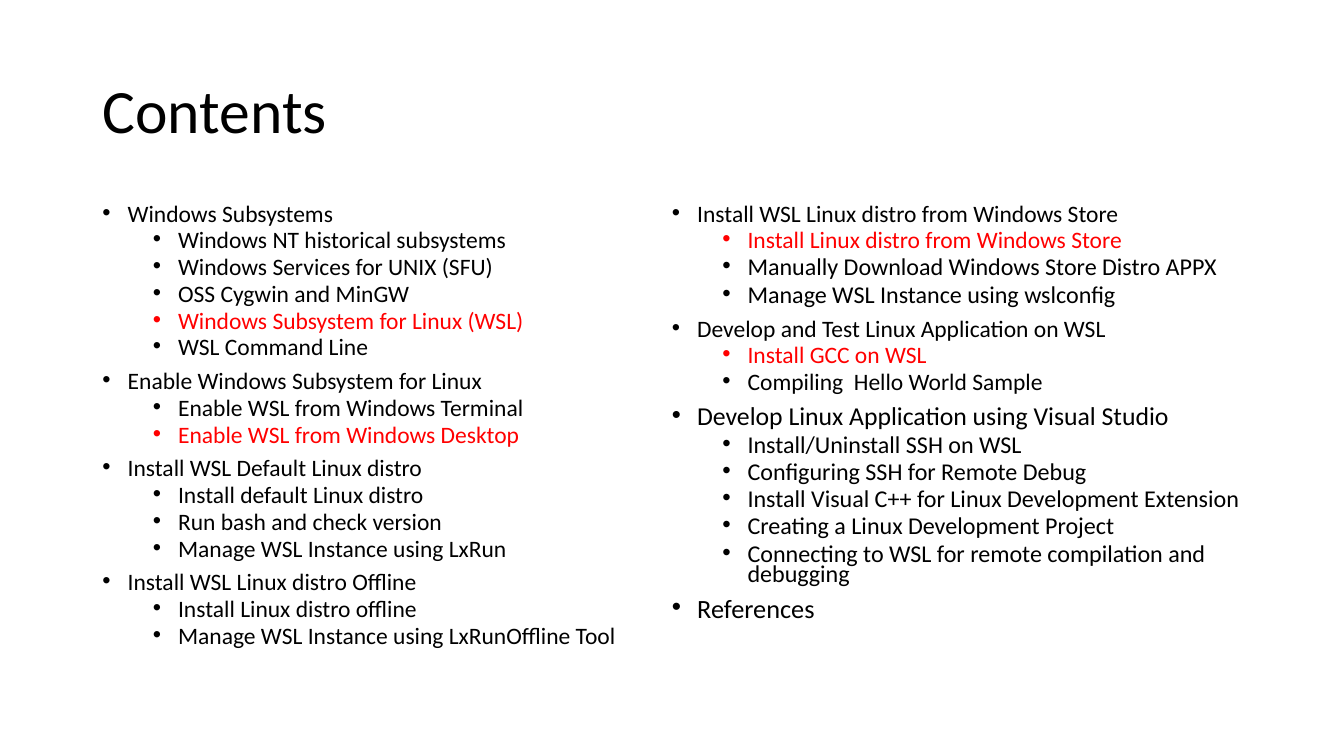
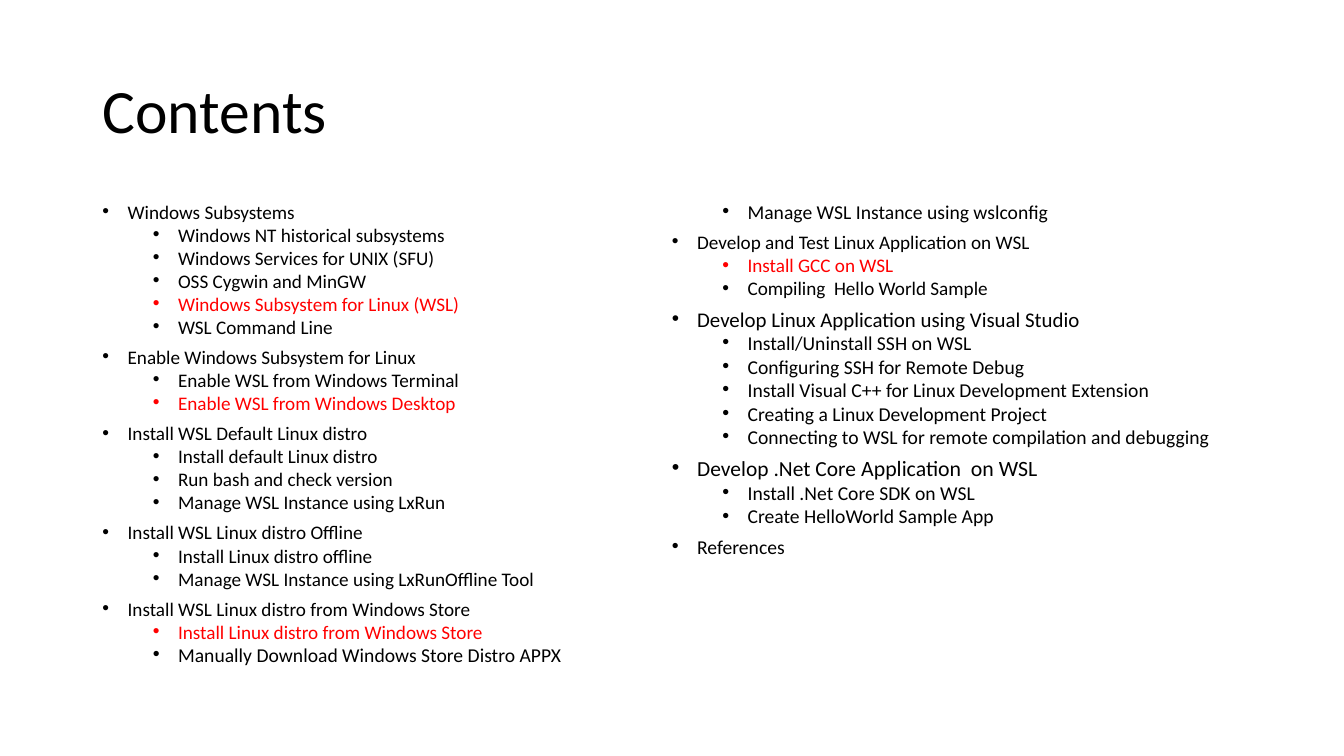
Before and after one commit to aniiiib/StudyNotes, a slide deck: slide 2 of Howto - Windows Subsystem for Linux.pptx. Drawn at 1344x756 pixels with LibreOffice and Linux fonts; fonts in the diff are those of the drawing. Boxes give left, top, right and bottom in pixels: in the first picture for what was removed or moved away, otherwise in the second. Text is boxed around its words. In the diff, an @@ line names an element or a change of style, - is before the commit and + after.

```diff
--- a/Howto - Windows Subsystem for Linux.pptx
+++ b/Howto - Windows Subsystem for Linux.pptx
@@ text at bbox=[128, 205, 1208, 665]: size 16.8 to 13.7 pt in "Windows Subsystems", "Windows NT historical subsystems", "Windows Services for UNIX (SFU)", "OSS Cygwin and MinGW" and 17 more places; size 17.2 to 14 pt in "Manually Download Windows Store Distro APPX", "Manage WSL Instance using wslconfig", "Install/Uninstall SSH on WSL", "Configuring SSH for Remote Debug" and 3 more places; size 18.4 to 14.9 pt in "Develop Linux Application using Visual Studio"; size 18.8 to 14 pt in "References" @@
@@ text at bbox=[697, 461, 1038, 526]: paragraphs added @@
+• Develop .Net Core Application on WSL
+  • Install .Net Core SDK on WSL
+  • Create HelloWorld Sample App
```
Also in this commit, not shown: 3 other slides changed, 3 slides added, 1 slide removed.
